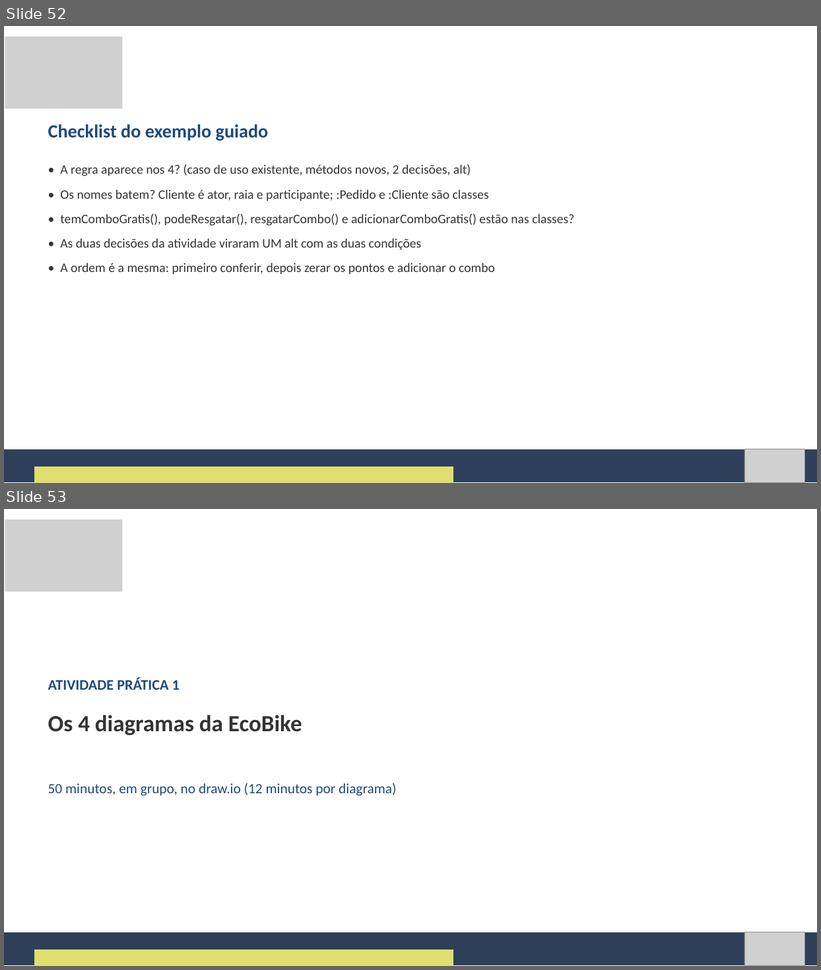
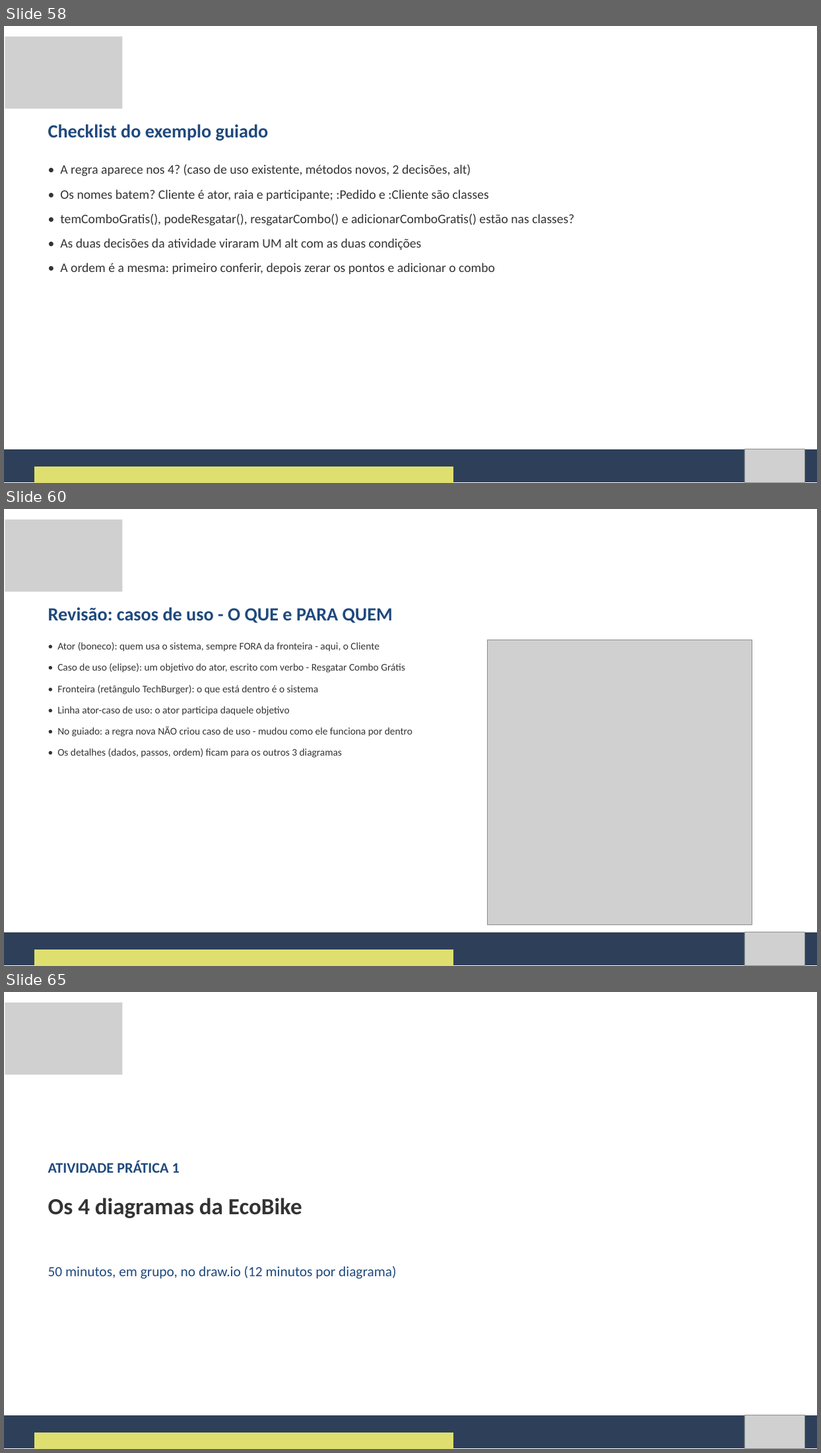
Before and after one commit to Natan20/Curso-Modelagem-De-Sistemas-Material, a slide deck: Aula 09 - 15-10-2026/Aula 9 - Slides.pptx. Shown one above the other, each under a label of ours: slides 52 and 53 before the commit, slides 58, 60 and 65 after it; the slides between them are not shown. The pictures are 821x970 and 821x1453 pixels, drawn with LibreOffice and Linux fonts; fonts in the diff are those of the drawing; grey boxes stand for pictures. Boxes give left, top, right and bottom in pixels: in the first picture for what was removed or moved away, otherwise in the second. Text is boxed around its words. In the diff, an @@ line names an element or a change of style, - is before the commit and + after.

```diff
--- a/Aula 09 - 15-10-2026/Aula 9 - Slides.pptx
+++ b/Aula 09 - 15-10-2026/Aula 9 - Slides.pptx
@@ slide 60 added at [4, 509, 817, 966], background #FFFFFF @@
@@ picture added at [5, 520, 122, 592] @@
@@ text added at [48, 607, 393, 623], 33 pt, text #1F497D, bold @@
+Revisão: casos de uso - O QUE e PARA QUEM
@@ text added at [57, 642, 413, 758], 18 pt, text #333333 @@
+• Ator (boneco): quem usa o sistema, sempre FORA da fronteira - aqui, o Cliente
+• Caso de uso (elipse): um objetivo do ator, escrito com verbo - Resgatar Combo Grátis
+• Fronteira (retângulo TechBurger): o que está dentro é o sistema
+• Linha ator-caso de uso: o ator participa daquele objetivo
+• No guiado: a regra nova NÃO criou caso de uso - mudou como ele funciona por dentro
+• Os detalhes (dados, passos, ordem) ficam para os outros 3 diagramas
@@ picture added at [487, 640, 752, 925] @@
@@ freeform shape added at [4, 933, 817, 966], fill #2E4059 @@
@@ picture added at [745, 932, 805, 966] @@
@@ freeform shape added at [34, 950, 453, 966], fill #DFDF6F @@
@@ what was slide 52 is now slide 58 @@
@@ what was slide 53 is now slide 65 @@
```
Also in this commit, not shown: 13 slides changed, 12 other slides added, 25 slides removed, 2 other files.
